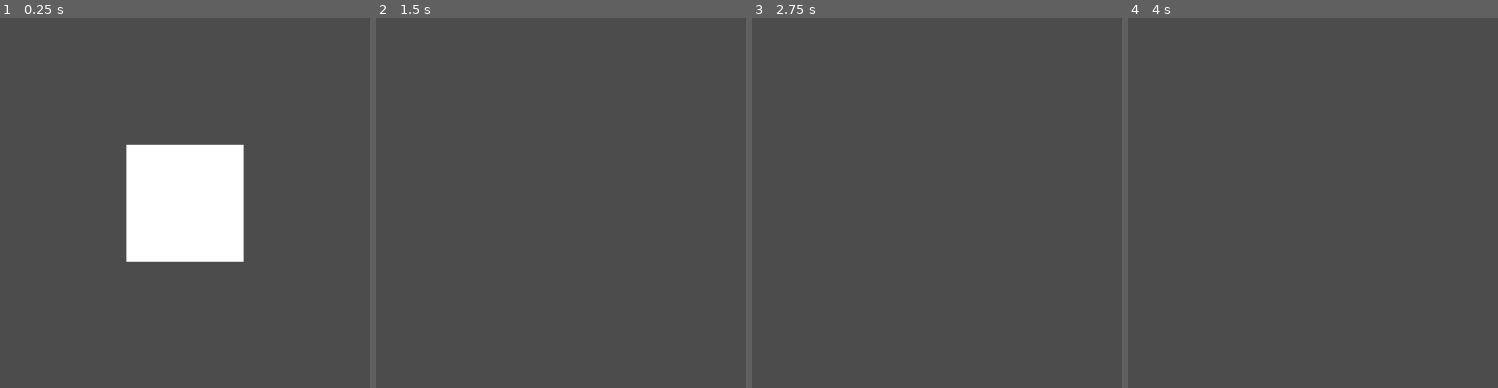
Above: before the commit, frames 1-4 (left to right).
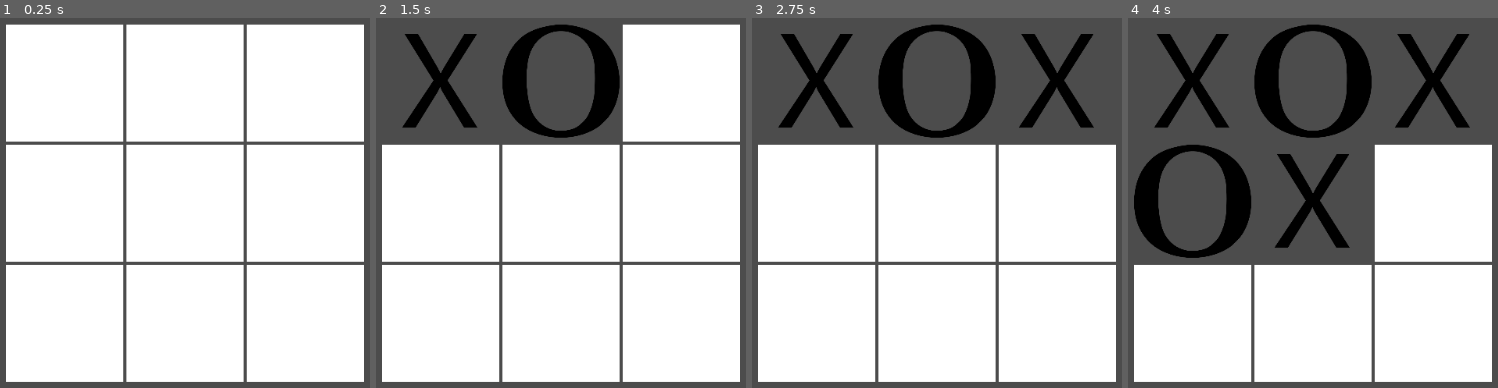
Above: after the commit, the same moments.

Repository: VcelistMC/Tic-Tac-Toe
Game: Godot game, scene res://Scenes/playground.tscn
Two runs of this game, one before a commit and one after it. Both use one fixed random seed, a clock stepped at 60 frames per second and the inputs below. This scene is started directly instead of the project's main scene.
Inputs (mouse positions are in pixels of both pictures, inside the frame that each line leads up to; where the layout moved, square brackets give the same spot in the first picture):
- Up to frame 1 (0.25 s): no input
- Up to frame 2 (1.5 s): click (438, 84) [561, 203] at 0.5 s; click (561, 84) [561, 203] at 1.25 s
- Up to frame 3 (2.75 s): click (1059, 84) [937, 203] at 2 s
- Up to frame 4 (4 s): click (1190, 203) [1313, 203] at 2.75 s; click (1313, 203) at 3.5 s

The runs differ from the first frame. In frame 1, 81% of the frame differs, in the area x 1-99%, y 1-99%; in frame 2, 76%; in frame 3, 68%; in frame 4, 53%.

Commit message:
completed tic-tac-toe functionality

Diff:
--- a/Scenes/playground.gd
+++ b/Scenes/playground.gd
@@ -6,25 +6,47 @@
 # var b = "text"
 var turn = 1
 var res
+var buttons
+var grid = [
+	"", "", "",
+	"", "", "",
+	"", "", ""
+]
+var curr
 
 # Called when the node enters the scene tree for the first time.
 func _ready():
-	pass # Replace with function body.
+	buttons = $GridContainer.get_children()
+	print(grid)
 
 
 # Called every frame. 'delta' is the elapsed time since the previous frame.
 #func _process(delta):
-#	pass
+#	pas
 
 
-func _on_TextureButton_pressed():
+func _on_TextureButton_pressed(ind):
 	if turn == 1:
-		res = "../assests/x-button.png"
-		print("x")
+		res = "res://assests/x-button.png"
+		curr = "X"
 	else:
-		res = "../assests/o-button.png"
-		print("o")
-	$GridContainer/CenterContainer/TextureButton.texture_normal = load(res)
+		res = "res://assests/o-button.png"
+		curr = "O"
+	buttons[ind-1].texture_normal = load(res)
+	buttons[ind-1].disabled = true
 	turn = -turn
+	grid[ind-1] = curr
+	if check_winner(curr):
+		$Label.text = curr + " WON"
+		for button in buttons:
+			button.disabled = true
 
-# texture disappers when pressed, even tho it loads nicely using the inspector
+func check_winner(player):
+	for i in range(3):
+		var cell = 3*i
+		if grid[cell] == grid[cell+1] and curr == grid[cell+2]: return true #check rows
+		elif grid[i] == grid[i+3] and curr == grid[i+6]: return true #check cols
+
+	if grid[0] == grid[4] and curr == grid[8]: return true
+	elif grid[2] == grid[4] and curr == grid[6]: return true
+	else: return false
--- a/Scenes/playground.tscn
+++ b/Scenes/playground.tscn
@@ -13,25 +13,115 @@
 }
 
 [node name="GridContainer" type="GridContainer" parent="."]
-margin_left = 437.0
-margin_top = 224.0
-margin_right = 587.0
-margin_bottom = 374.0
+margin_left = 283.0
+margin_top = 70.0
+margin_right = 741.0
+margin_bottom = 528.0
 size_flags_horizontal = 3
 size_flags_vertical = 3
 size_flags_stretch_ratio = 0.5
 columns = 3
 
-[node name="CenterContainer" type="CenterContainer" parent="GridContainer"]
-margin_right = 150.0
-margin_bottom = 150.0
-rect_min_size = Vector2( 30, 30 )
-
-[node name="TextureButton" type="TextureButton" parent="GridContainer/CenterContainer"]
+[node name="TextureButton" type="TextureButton" parent="GridContainer"]
 margin_right = 150.0
 margin_bottom = 150.0
 rect_min_size = Vector2( 150, 150 )
 texture_normal = ExtResource( 1 )
 expand = true
 stretch_mode = 4
-[connection signal="pressed" from="GridContainer/CenterContainer/TextureButton" to="." method="_on_TextureButton_pressed"]
+
+[node name="TextureButton2" type="TextureButton" parent="GridContainer"]
+margin_left = 154.0
+margin_right = 304.0
+margin_bottom = 150.0
+rect_min_size = Vector2( 150, 150 )
+texture_normal = ExtResource( 1 )
+expand = true
+stretch_mode = 4
+
+[node name="TextureButton3" type="TextureButton" parent="GridContainer"]
+margin_left = 308.0
+margin_right = 458.0
+margin_bottom = 150.0
+rect_min_size = Vector2( 150, 150 )
+texture_normal = ExtResource( 1 )
+expand = true
+stretch_mode = 4
+
+[node name="TextureButton4" type="TextureButton" parent="GridContainer"]
+margin_top = 154.0
+margin_right = 150.0
+margin_bottom = 304.0
+rect_min_size = Vector2( 150, 150 )
+texture_normal = ExtResource( 1 )
+expand = true
+stretch_mode = 4
+
+[node name="TextureButton5" type="TextureButton" parent="GridContainer"]
+margin_left = 154.0
+margin_top = 154.0
+margin_right = 304.0
+margin_bottom = 304.0
+rect_min_size = Vector2( 150, 150 )
+texture_normal = ExtResource( 1 )
+expand = true
+stretch_mode = 4
+
+[node name="TextureButton6" type="TextureButton" parent="GridContainer"]
+margin_left = 308.0
+margin_top = 154.0
+margin_right = 458.0
+margin_bottom = 304.0
+rect_min_size = Vector2( 150, 150 )
+texture_normal = ExtResource( 1 )
+expand = true
+stretch_mode = 4
+
+[node name="TextureButton7" type="TextureButton" parent="GridContainer"]
+margin_top = 308.0
+margin_right = 150.0
+margin_bottom = 458.0
+rect_min_size = Vector2( 150, 150 )
+texture_normal = ExtResource( 1 )
+expand = true
+stretch_mode = 4
+
+[node name="TextureButton8" type="TextureButton" parent="GridContainer"]
+margin_left = 154.0
+margin_top = 308.0
+margin_right = 304.0
+margin_bottom = 458.0
+rect_min_size = Vector2( 150, 150 )
+texture_normal = ExtResource( 1 )
+expand = true
+stretch_mode = 4
+
+[node name="TextureButton9" type="TextureButton" parent="GridContainer"]
+margin_left = 308.0
+margin_top = 308.0
+margin_right = 458.0
+margin_bottom = 458.0
+rect_min_size = Vector2( 150, 150 )
+texture_normal = ExtResource( 1 )
+expand = true
+stretch_mode = 4
+
+[node name="Label" type="Label" parent="."]
+margin_left = 512.0
+margin_top = 292.0
+margin_right = 512.0
+margin_bottom = 306.0
+size_flags_horizontal = 3
+size_flags_vertical = 3
+custom_colors/font_color = Color( 0, 0, 0, 1 )
+align = 1
+uppercase = true
+[connection signal="pressed" from="GridContainer/TextureButton" to="." method="_on_TextureButton_pressed" binds= [ 1 ]]
+[connection signal="pressed" from="GridContainer/TextureButton2" to="." method="_on_TextureButton_pressed" binds= [ 2 ]]
+[connection signal="pressed" from="GridContainer/TextureButton3" to="." method="_on_TextureButton_pressed" binds= [ 3 ]]
+[connection signal="pressed" from="GridContainer/TextureButton4" to="." method="_on_TextureButton_pressed" binds= [ 4 ]]
+[connection signal="pressed" from="GridContainer/TextureButton5" to="." method="_on_TextureButton_pressed" binds= [ 5 ]]
+[connection signal="pressed" from="GridContainer/TextureButton6" to="." method="_on_TextureButton_pressed" binds= [ 6 ]]
+[connection signal="pressed" from="GridContainer/TextureButton7" to="." method="_on_TextureButton_pressed" binds= [ 7 ]]
+[connection signal="pressed" from="GridContainer/TextureButton8" to="." method="_on_TextureButton_pressed" binds= [ 8 ]]
+[connection signal="pressed" from="GridContainer/TextureButton9" to="." method="_on_TextureButton_pressed" binds= [ 9 ]]
